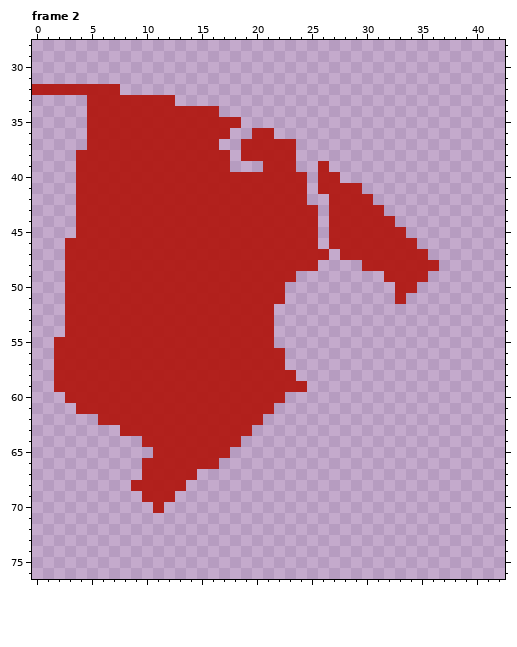
Pixel-art file, stored at Assets/Arts/NPCAndPlayer/Player/PhysicATK/FireAttackDown.aseprite. This is how it looked before the edit.
160x160 pixels, 5 frames. Shown: frame 2: x 0..42, y 28..76. The commit also changed other frames, which this record leaves out.
And afterwards:
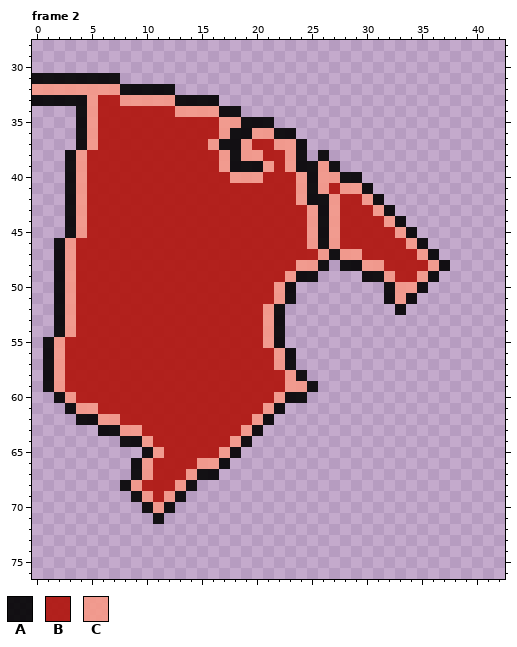
Palette (. is transparent): A #000000e6  B #b0120ae6  C #f69988e6
The exact change:
layer "Layer 2" now hidden
layer "Layer 2 #2" opacity 90% added
Changed rows in their new state; - is an unchanged pixel.
Frame 2, layer "Layer 2 #2":
first column x 0:
31 AAAAAAAA------------------------------
32 CCCCCCCCAAAAA-------------------------
33 AAAAAC--CCCCCAAAA---------------------
34 ----AC-------CCCCAA-------------------
35 ----AC-----------CCAAA----------------
36 ----AC-----------CAACCAA--------------
37 ----AC----------CAAC--CCA-------------
38 ---AC------------CACC--CA-A-----------
39 ---AC------------CAAAC-CAACA----------
40 ---AC-------------CCC---CACCAA--------
41 ---AC-------------------CAC-CCA-------
42 ---AC-------------------CAAC--CA------
43 ---AC--------------------CAC---CA-----
44 ---AC--------------------CAC----CA----
45 ---AC--------------------CAC-----CA---
46 --AC---------------------CAC------CA--
47 --AC----------------------CACC-----CA-
48 --AC--------------------CCA-AACC----CA
49 --AC-------------------CAA----AAC--CA-
50 --AC------------------CA--------ACCA--
51 --AC------------------CA--------ACA---
52 --AC-----------------CA----------A----
53 --AC-----------------CA---------------
54 --AC-----------------CA---------------
55 -AC------------------CA---------------
56 -AC-------------------CA--------------
57 -AC-------------------CA--------------
58 -AC--------------------CA-------------
59 -AC--------------------CCA------------
60 --AC------------------CAA-------------
61 ---ACC---------------CA---------------
62 ----AACC------------CA----------------
63 ------AACC---------CA-----------------
64 --------AAC-------CA------------------
65 ----------AC-----CA-------------------
66 ---------AC----CCA--------------------
67 ---------AC---CAA---------------------
68 --------AC---CA-----------------------
69 ---------AC-CA------------------------
70 ----------ACA-------------------------
71 -----------A--------------------------
